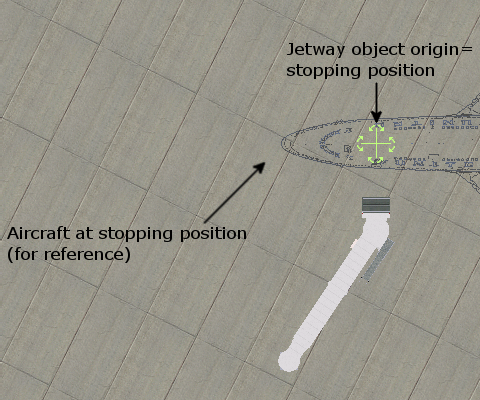
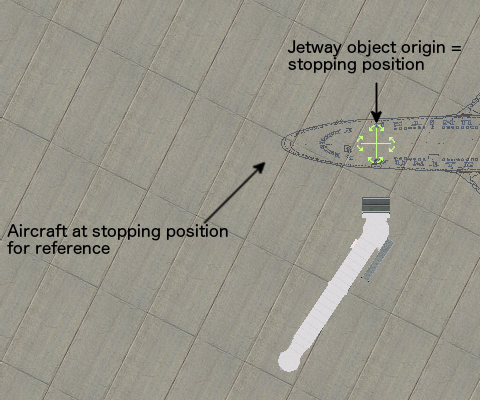
Two versions of the same layered image (480x400). Layer-by-layer changes:
painted on "Aircraft at stopping position ..." over [7, 224, 246, 263]
renamed "Jetway object origin= ..." to "Jetway object origin = ...", painted on it over [287, 40, 472, 79]
